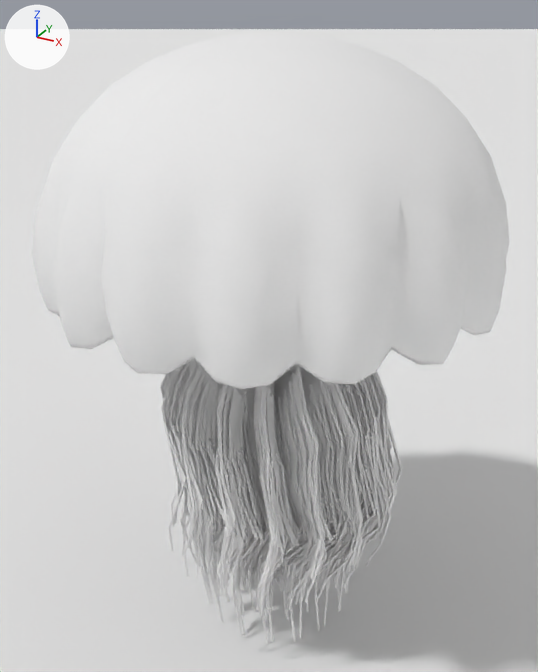
The Blender file jellyfish.blend, before and after one commit.
Before and after are seen from a camera (50 mm lens) standing at (1.34, -2.46, 2.66) and looking at (-0.02, 0.02, 1.43). Every picture has the same lights, and +X, +Y and +Z are marked at upper left.

The scene before the commit, as lines of its bpy script (objects in view):
```python
mat_default = diffuse_material('default')
mat_default.base_color = (0.8, 0.8, 0.8)  # white #e7e7e7
me_nomurai_bodyshape = bpy.data.meshes.new('nomurai_bodyShape')
me_nomurai_bodyshape.from_pydata(...)  # 6666 vertices, 6488 faces; spans x -2.75..2.96, y -0.53..2.96, z -2.67..2.81
me_nomurai_bodyshape.polygons.foreach_set('use_smooth', [True] * 6488)
me_nomurai_bodyshape.materials.append(mat_default)  # white #e7e7e7
me_nomurai_tentacleshape = bpy.data.meshes.new('nomurai_tentacleShape')
me_nomurai_tentacleshape.from_pydata(...)  # 12576 vertices, 11072 faces; spans x -1.45..1.9, y -0.25..1.61, z -5.43..-1.02
me_nomurai_tentacleshape.materials.append(mat_default)  # white #e7e7e7
me_plane = bpy.data.meshes.new('Plane')
me_plane.from_pydata([(-1.0, -1.0, 0.0), (1.0, -1.0, 0.0), (-1.0, 1.0, 0.0), (1.0, 1.0, 0.0)], [], [(0, 1, 3, 2)])
me_plane.materials.append(mat_shadow_catcher)  # white #e7e7e7
ob_nomurai_body = bpy.data.objects.new('nomurai_body', me_nomurai_bodyshape)
ob_nomurai_body.location = (0.0, 0.0, 1.752)
ob_nomurai_body.scale = (0.3, 0.3, 0.3)
_m = ob_nomurai_body.modifiers.new('Mirror', 'MIRROR')
_m.use_axis = (False, True, False)
_m.merge_threshold = 0.05
_m.mirror_object = ob_empty
ob_nomurai_tentacle = bpy.data.objects.new('nomurai_tentacle', me_nomurai_tentacleshape)
ob_nomurai_tentacle.location = (0.0, 0.0, 1.752)
ob_nomurai_tentacle.scale = (0.3, 0.3, 0.3)
_m = ob_nomurai_tentacle.modifiers.new('Mirror', 'MIRROR')
_m.use_axis = (False, True, False)
_m.merge_threshold = 0.05
_m.mirror_object = ob_empty
ob_plane = bpy.data.objects.new('Plane', me_plane)
ob_plane.location = (0.0, 0.0, 0.0)
ob_plane.scale = (1000.0, 1000.0, 1000.0)
```
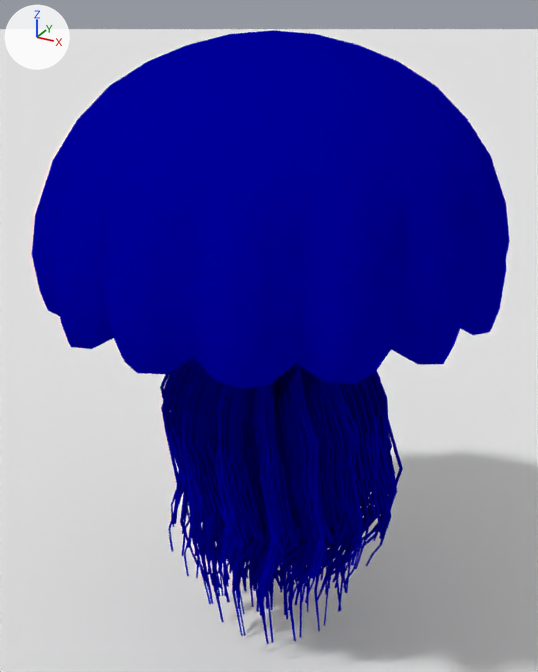
Where the change shows, as pixel boxes (x1, y1, x2, y2) in the pictures (538 x 672 px):
'nomurai_body', recoloured (white to blue): (32, 30, 510, 461) in both
'nomurai_tentacle', recoloured (white to blue): (160, 361, 403, 644) in both

What the commit changed:
Material 'default' (mat_default) changes colour from white #e7e7e7 to blue #000099; in linear values from (0.8, 0.8, 0.8) to (0.0, 0.0, 0.319).
